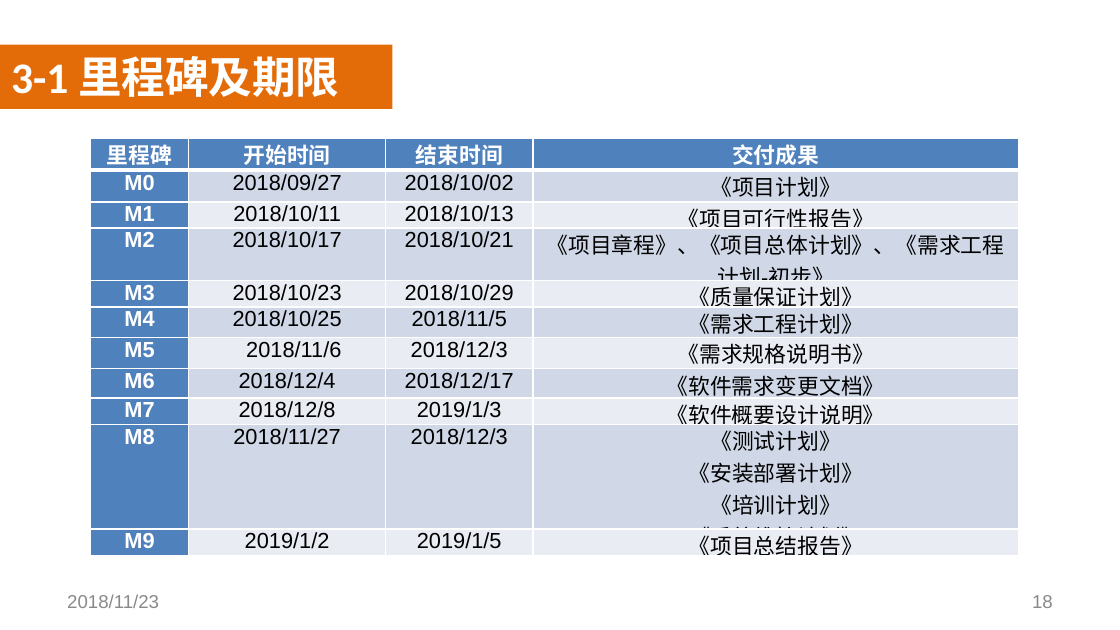
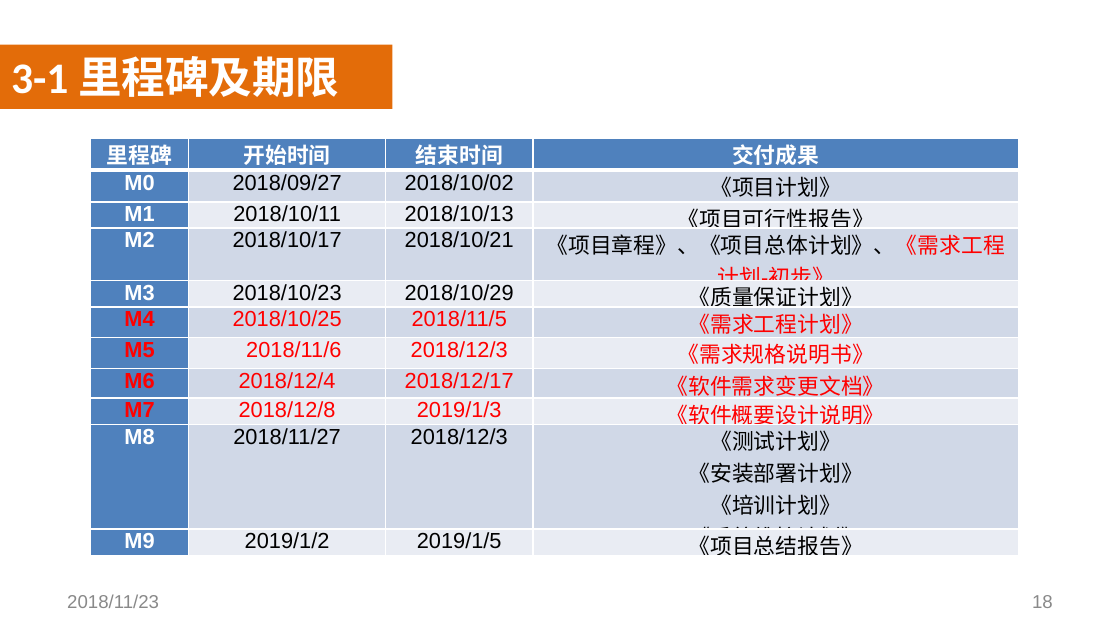
Before and after one commit to SoftwareRequirtmentsG02/Document, a slide deck: slide 18 of 案例教学系统/受控文档/分析设计/PPT/PRD2018-G02-需求工程PPT(III).pptx. Drawn at 1120x630 pixels with LibreOffice and Linux fonts; fonts in the diff are those of the drawing; background and template pictures are left out. Boxes give left, top, right and bottom in pixels: in the first picture for what was removed or moved away, otherwise in the second. Text is boxed around its words. In the diff, an @@ line names an element or a change of style, - is before the commit and + after.

```diff
--- a/案例教学系统/受控文档/分析设计/PPT/PRD2018-G02-需求工程PPT(III).pptx
+++ b/案例教学系统/受控文档/分析设计/PPT/PRD2018-G02-需求工程PPT(III).pptx
@@ table at [91, 139, 1019, 559] @@
@@ text colour #000000 to #FF0000 in "《项目章程》、《项目总体计划》、《需求工程计划-初步》", "2018/10/25", "2018/11/5", "《需求工程计划》" and 9 more places @@
@@ text colour #FFFFFF to #FF0000 in "M4", "M5", "M6", "M7" @@
```
Also in this commit, not shown: 9 other slides changed.
